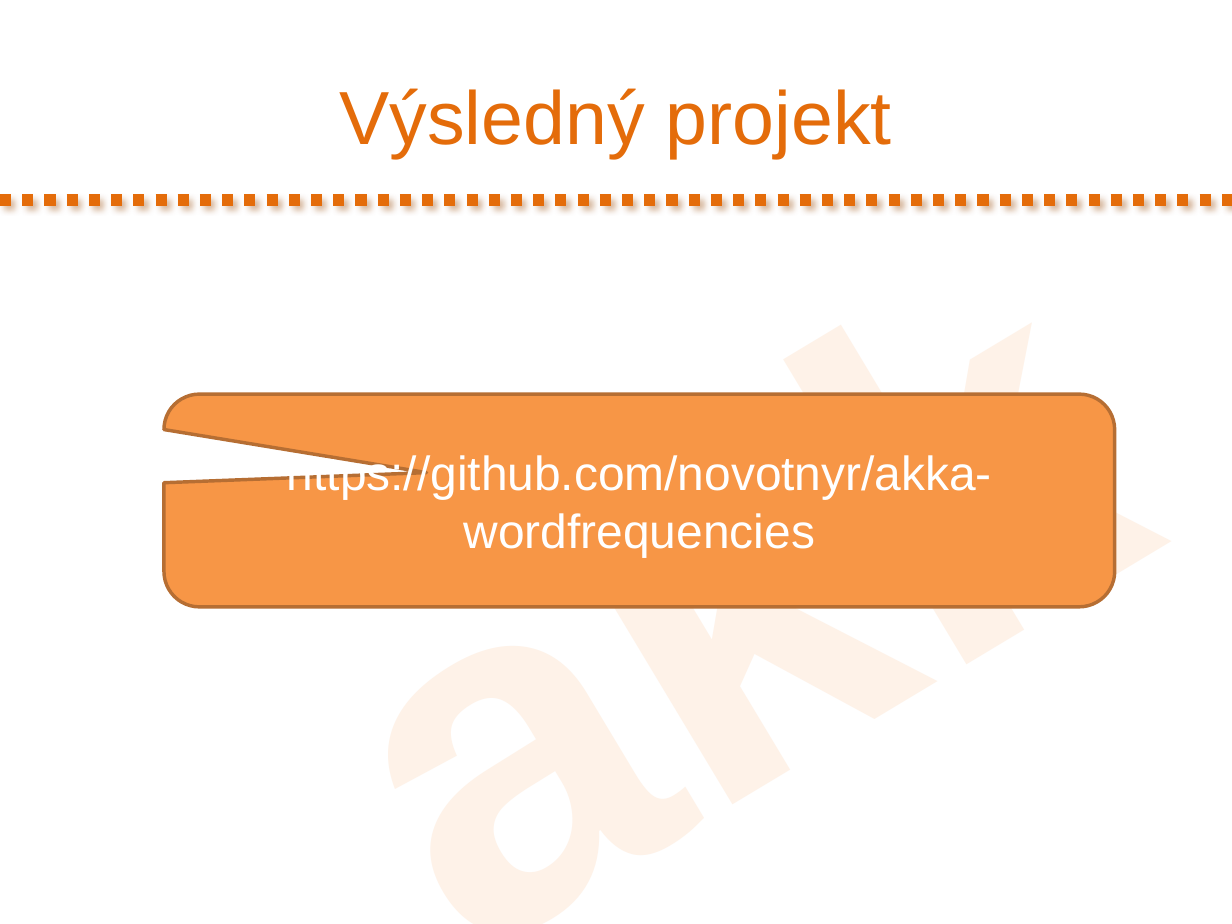
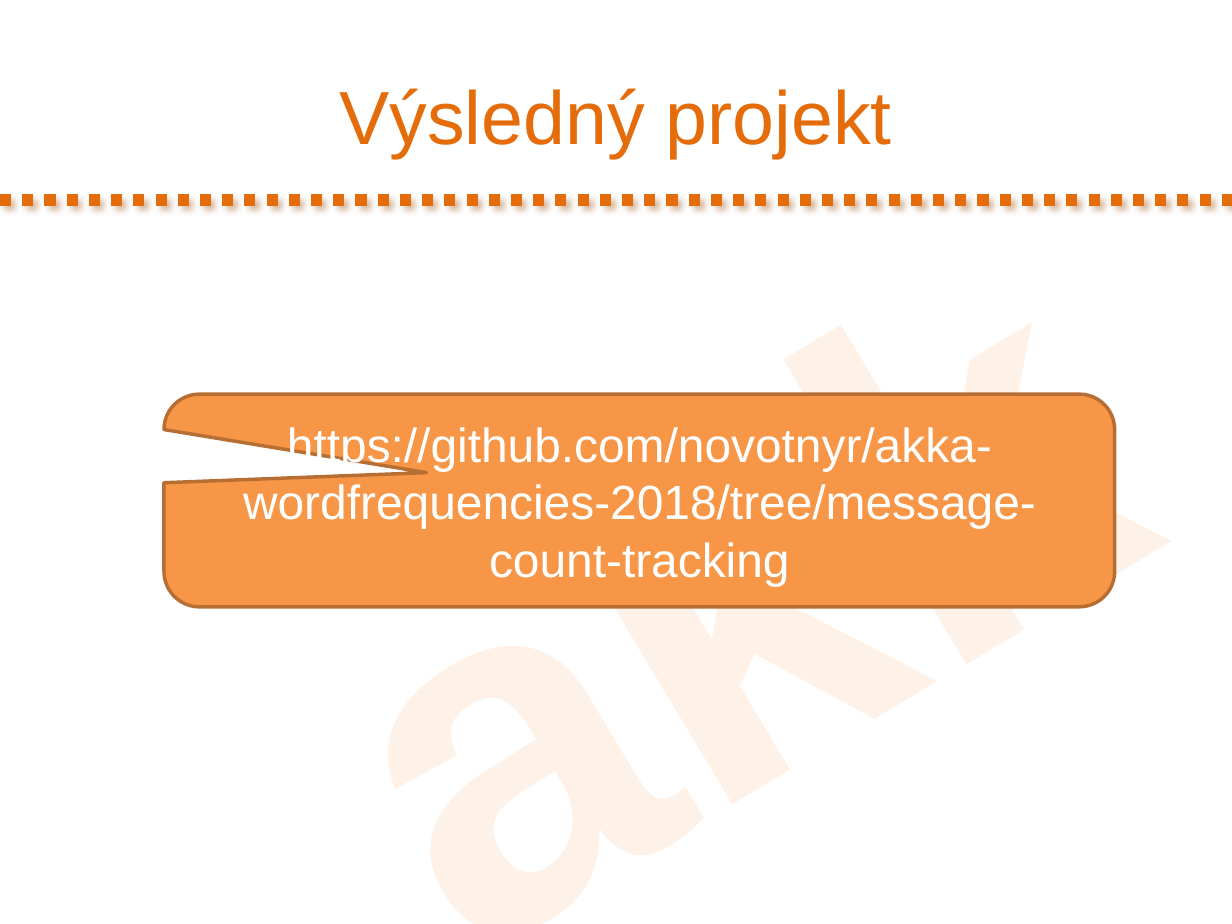
Before and after one commit to novotnyr/kopr-portal, a slide deck: slide 40 of slides/kopr-actors-akka.pptx (slide 33 before the commit). Drawn at 1232x924 pixels with LibreOffice and Linux fonts; fonts in the diff are those of the drawing. Boxes give left, top, right and bottom in pixels: in the first picture for what was removed or moved away, otherwise in the second. Text is boxed around its words. In the diff, an @@ line names an element or a change of style, - is before the commit and + after.

```diff
--- a/slides/kopr-actors-akka.pptx
+++ b/slides/kopr-actors-akka.pptx
@@ text in rounded speech box at <box>243,427,1036,586</box>: text changed @@
-https://github.com/novotnyr/akka-wordfrequencies
+https://github.com/novotnyr/akka-wordfrequencies-2018/tree/message-count-tracking
```
Also in this commit, not shown: 10 other slides changed, 8 slides added, 10 slides removed, 1 other file.
